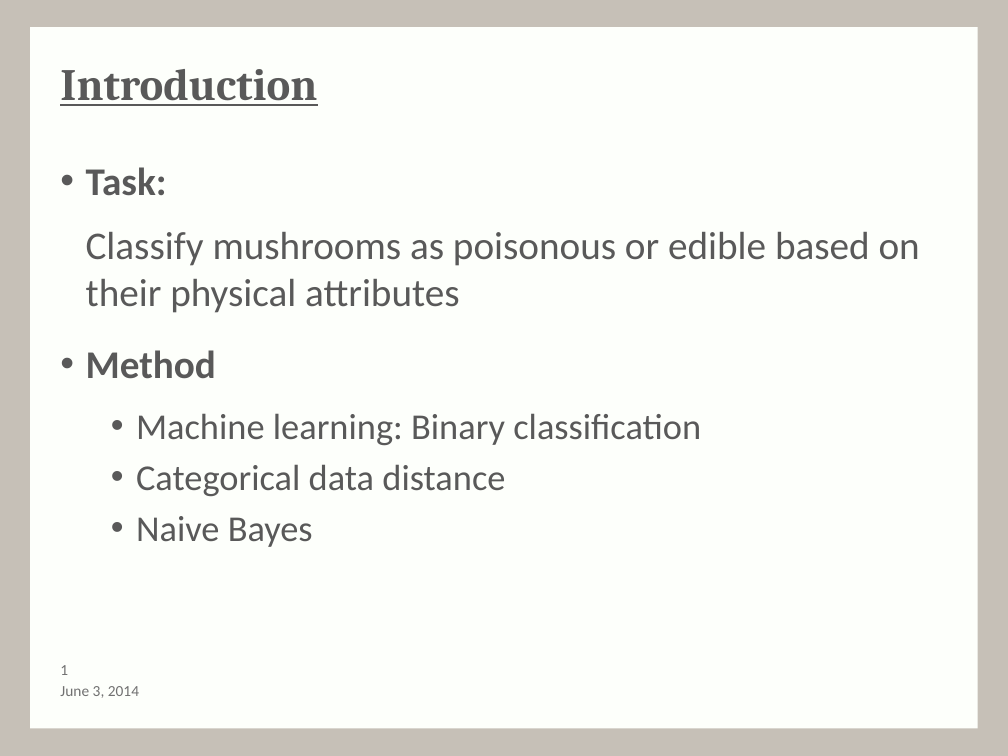
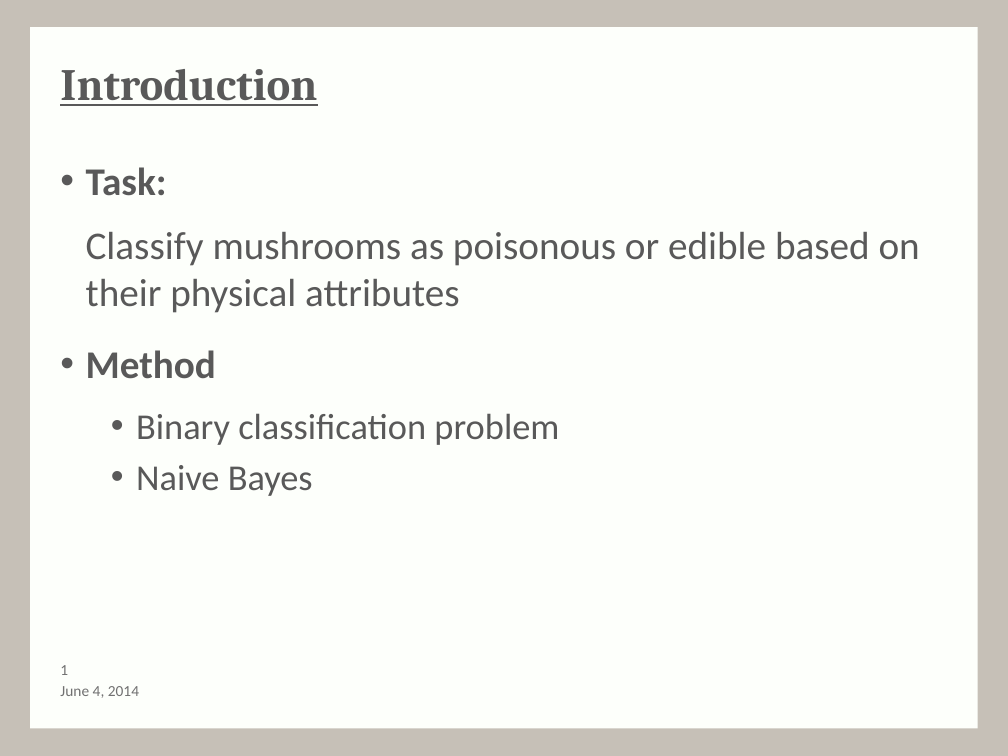
Before and after one commit to MartinGuyer/Project3ML, a slide deck: slide 2 of Presentation/presentation-draft.pptx. Drawn at 1008x756 pixels with LibreOffice and Linux fonts; fonts in the diff are those of the drawing; background and template pictures are left out. Boxes give left, top, right and bottom in pixels: in the first picture for what was removed or moved away, otherwise in the second. Text is boxed around its words. In the diff, an @@ line names an element or a change of style, - is before the commit and + after.

```diff
--- a/Presentation/presentation-draft.pptx
+++ b/Presentation/presentation-draft.pptx
@@ text at bbox=[136, 413, 559, 445]: text changed @@
-    • Machine learning: Binary classification
-    • Categorical data distance
+    • Binary classification problem
@@ text at bbox=[60, 686, 139, 698]: text changed @@
-June 3, 2014
+June 4, 2014
```
Also in this commit, not shown: 17 other slides changed.
